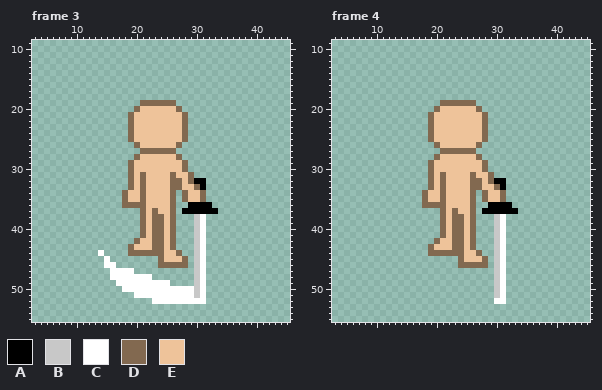
One commit to this pixel-art file: Shroomfall/entity/player/item.aseprite. Above is the file before it was changed.
48x64 pixels, 4 frames. Shown: frame 3: x 3..45, y 9..55; frame 4: x 3..45, y 9..55. The commit also changed other frames, which this record leaves out.
Visible layers, top first: "Layer 1", "Layer 2".
Palette (. is transparent): A #000000  B #c8c8c8  C #ffffff  D #826950  E #eec39a
Pixels before, frame 3, first column x 14:
19 .......DDDDDD.......
20 ......DEEEEEED......
21 .....DEEEEEEEED.....
22 .....DEEEEEEEED.....
23 .....DEEEEEEEED.....
24 .....DEEEEEEEED.....
25 .....DEEEEEEEED.....
26 ......DEEEEEED......
27 .......DDDDDD.......
28 ......DEEEEEED......
29 .....DEEEEEEEED.....
30 .....DEEEEEEEED.....
31 .....DEDEEEEDEED....
32 .....DEDEEEEDDEDAA..
33 .....DEDEEEEDDEEDA..
34 ....DEEDEEEED.DEED..
35 ....DEEDEEEED.DEED..
36 ....DDDDEEEED..AAAA.
37 .......DEDEED.AAAAAA
38 .......DEDDED...BC..
39 .......DEDDED...BC..
40 .......DEDDED...BC..
41 .......DEDDED...BC..
42 ......DEEDDED...BC..
43 .....DEEEDDED...BC..
44 C....DDDDDDEED..BC..
45 .C........DEEED.BC..
46 .CC.......DDDDD.BC..
47 ..CCCC..........BC..
48 ..CCCCCCC.......BC..
49 ...CCCCCCCCC....BC..
50 ....CCCCCCCCCCCCBC..
51 ......CCCCCCCCCCBC..
52 .........CCCCCCCCC..
Pixels before, frame 4, first column x 18:
19 ...DDDDDD.......
20 ..DEEEEEED......
21 .DEEEEEEEED.....
22 .DEEEEEEEED.....
23 .DEEEEEEEED.....
24 .DEEEEEEEED.....
25 .DEEEEEEEED.....
26 ..DEEEEEED......
27 ...DDDDDD.......
28 ..DEEEEEED......
29 .DEEEEEEEED.....
30 .DEEEEEEEED.....
31 .DEDEEEEDEED....
32 .DEDEEEEDDEDAA..
33 .DEDEEEEDDEEDA..
34 DEEDEEEED.DEED..
35 DEEDEEEED.DEED..
36 DDDDEEEED..AAAA.
37 ...DEDEED.AAAAAA
38 ...DEDDED...BC..
39 ...DEDDED...BC..
40 ...DEDDED...BC..
41 ...DEDDED...BC..
42 ..DEEDDED...BC..
43 .DEEEDDED...BC..
44 .DDDDDDEED..BC..
45 ......DEEED.BC..
46 ......DDDDD.BC..
47 ............BC..
48 ............BC..
49 ............BC..
50 ............BC..
51 ............BC..
52 ............CC..
The same view after the edit:
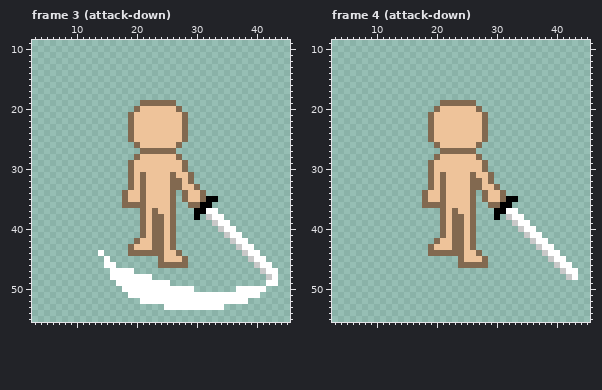
Changes in this commit:
Changed rows in their new state; - is an unchanged pixel.
Frame 3 (attack-down), layer "Layer 1":
first column x 19:
32 -----------..------------
33 ------------.------------
35 -------------AA----------
36 ----------DD-------------
37 ---------..--CC----------
38 -----------A.BCC---------
39 -----------..-BCC--------
40 -----------..--BCC-------
41 -----------..---BCC------
42 -----------..----BCC-----
43 -----------..-----BCC----
44 -----------..------BCC---
45 -----------..-------BCC--
46 -----------..--------BCC-
47 -----------..---------BCC
48 -----------..----------BC
49 -----------..----------CC
50 -----------..-----CCCCC--
51 C----------C-CCCCCCCCC---
52 --CC---------CCCCCCC-----
53 ------CCCCCCCCCC---------
Frame 4 (attack-down), layer "Layer 1":
first column x 28:
32 --..------------
33 ---.------------
35 ----AA----------
36 -DD-------------
37 ..--CC----------
38 --A.BCC---------
39 --..-BCC--------
40 --..--BCC-------
41 --..---BCC------
42 --..----BCC-----
43 --..-----BCC----
44 --..------BCC---
45 --..-------BCC--
46 --..--------BCC-
47 --..---------BCC
48 --..----------BC
49 --..------------
50 --..------------
51 --..------------
52 --..------------
